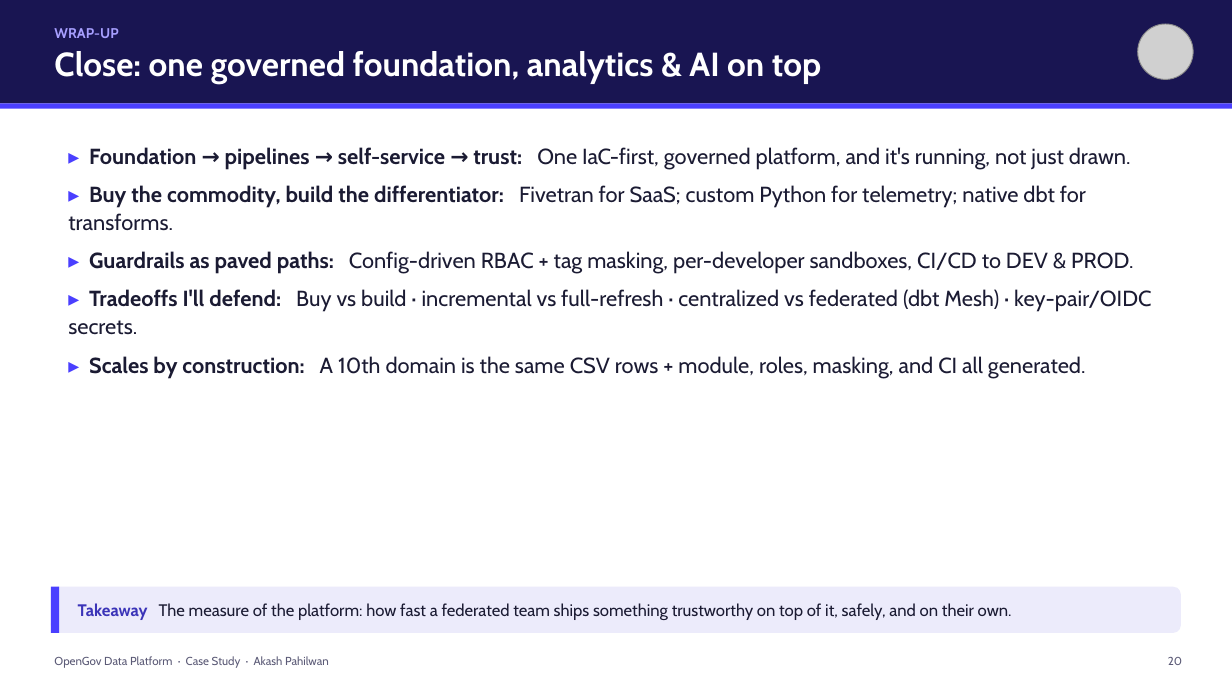
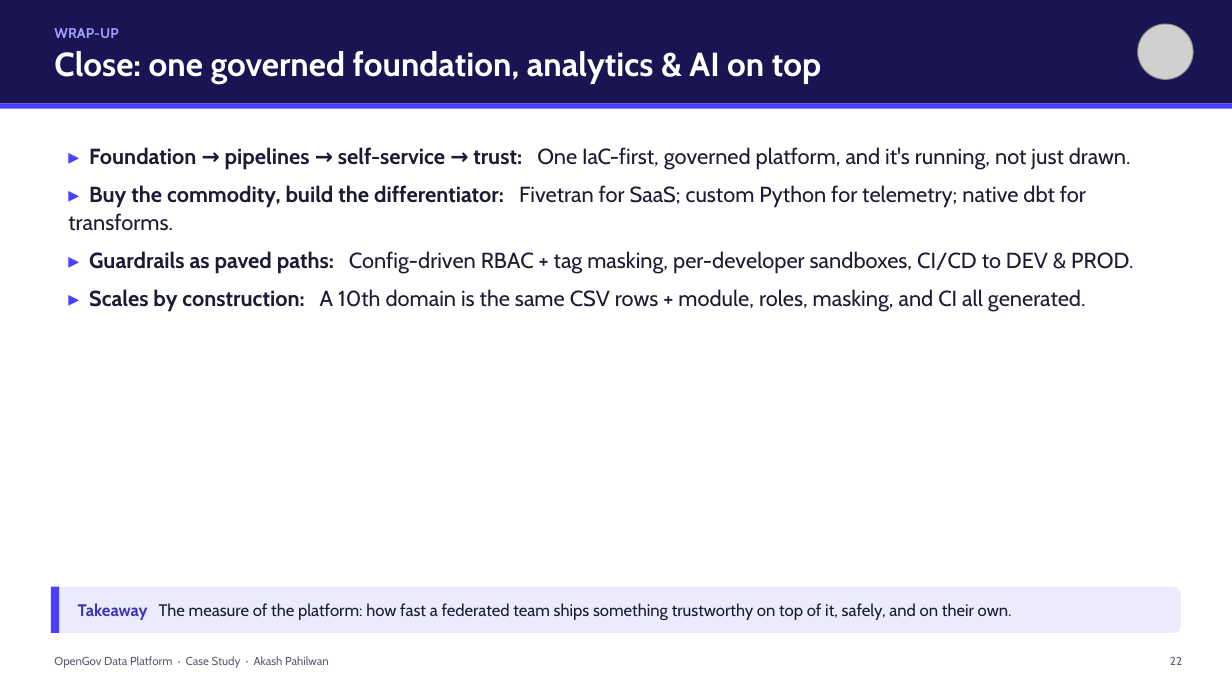
Before and after one commit to akashpahilwan/OpenGovPOC, a slide deck: slide 24 of presentation/OpenGov_Data_Platform_CaseStudy.pptx (slide 21 before the commit). Drawn at 1232x693 pixels with LibreOffice and Linux fonts; fonts in the diff are those of the drawing; grey boxes stand for pictures. Boxes give left, top, right and bottom in pixels: in the first picture for what was removed or moved away, otherwise in the second. Text is boxed around its words. In the diff, an @@ line names an element or a change of style, - is before the commit and + after.

```diff
--- a/presentation/OpenGov_Data_Platform_CaseStudy.pptx
+++ b/presentation/OpenGov_Data_Platform_CaseStudy.pptx
@@ text at [68,289,1151,335]: paragraph removed @@
-▸ Tradeoffs I'll defend: Buy vs build · incremental vs full-refresh · centralized vs federated (dbt Mesh) · key-pair/OIDC secrets.
@@ text at [1170,657,1182,665]: text changed @@
-20
+22
```
Also in this commit, not shown: 9 other slides changed, 3 slides added, 1 other file.
